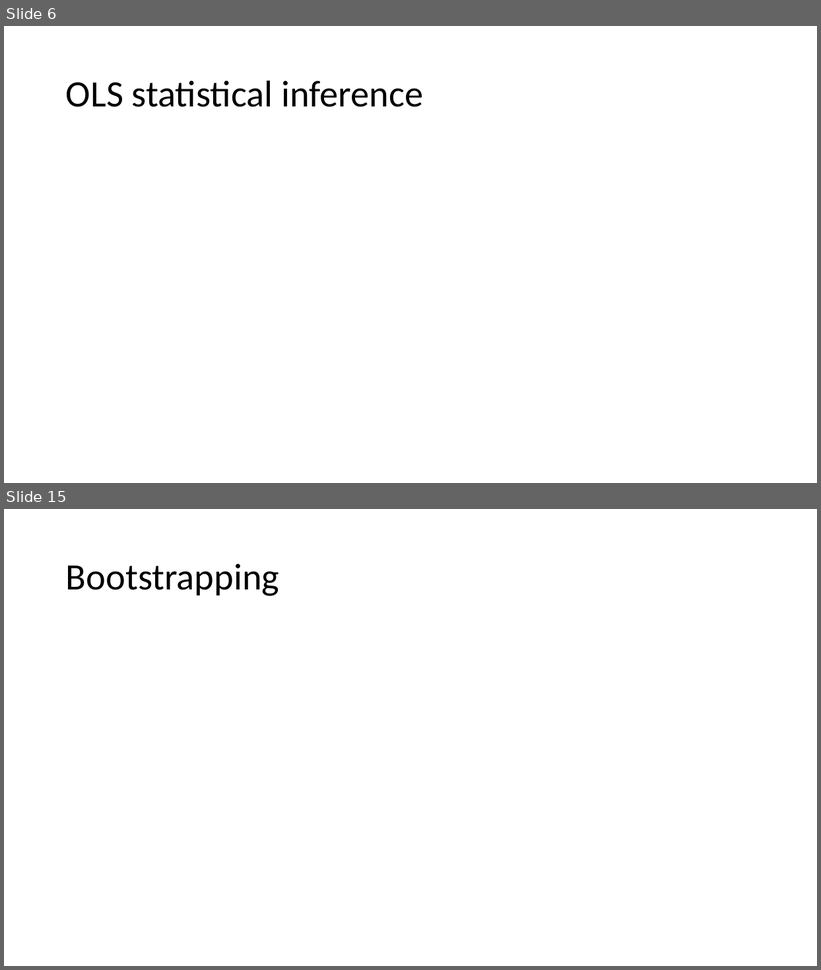
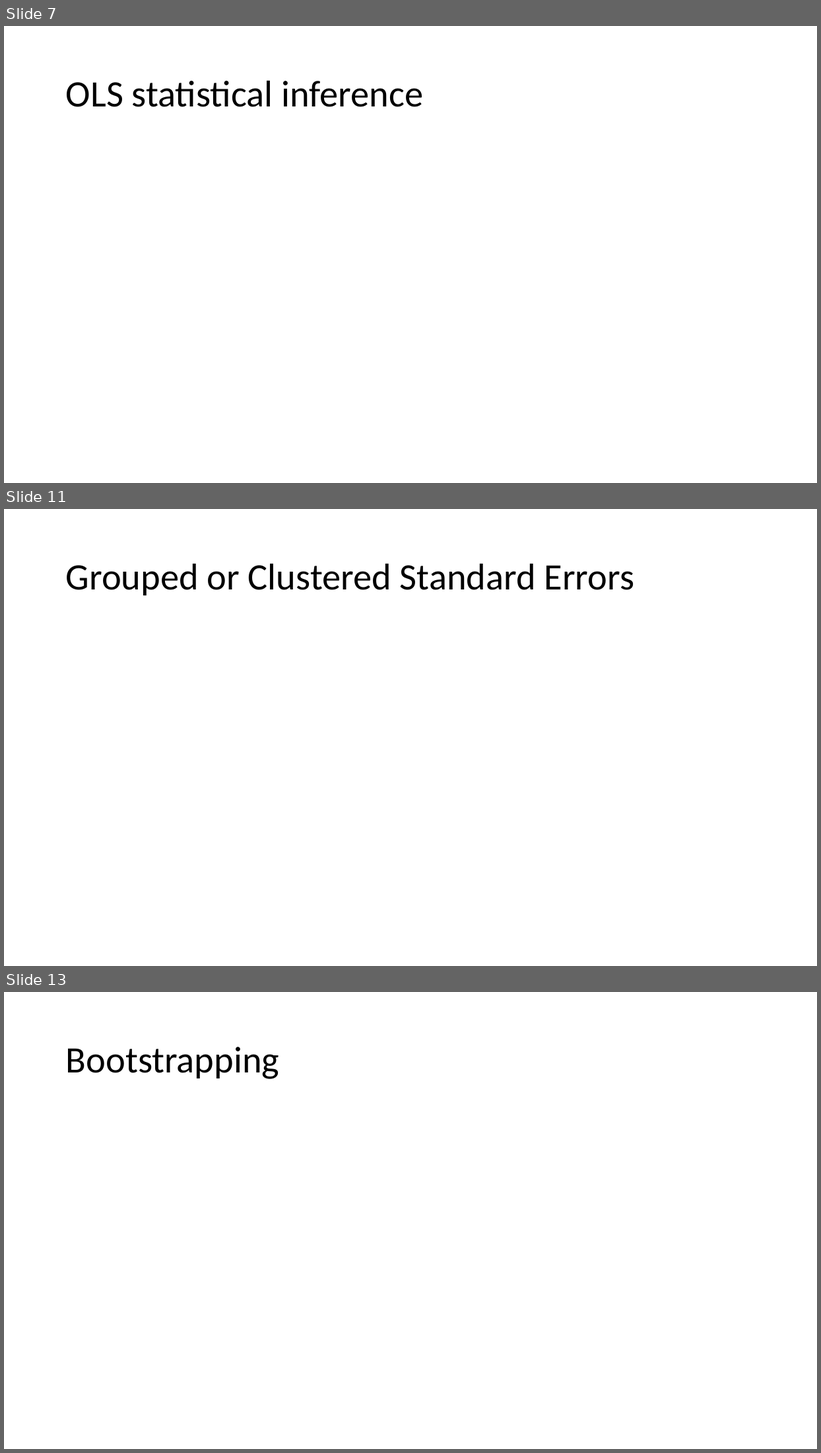
Before and after one commit to shoepaladin/causalinference_crashcourse, a slide deck: Powerpoints/3 Inference.pptx. Shown one above the other, each under a label of ours: slides 6 and 15 before the commit, slides 7, 11 and 13 after it; the slides between them are not shown. The pictures are 821x970 and 821x1453 pixels, drawn with LibreOffice and Linux fonts; fonts in the diff are those of the drawing; grey boxes stand for pictures. Boxes give left, top, right and bottom in pixels: in the first picture for what was removed or moved away, otherwise in the second. Text is boxed around its words. In the diff, an @@ line names an element or a change of style, - is before the commit and + after.

```diff
--- a/Powerpoints/3 Inference.pptx
+++ b/Powerpoints/3 Inference.pptx
@@ slide 11 added at [4,509,817,966], background #FFFFFF @@
@@ title added at [66,563,635,595], 44 pt, text #000000 @@
+Grouped or Clustered Standard Errors
@@ what was slide 6 is now slide 7 @@
@@ what was slide 15 is now slide 13 @@
```
Also in this commit, not shown: 3 slides changed, 7 other slides added, 1 slide removed, 2 other files.
